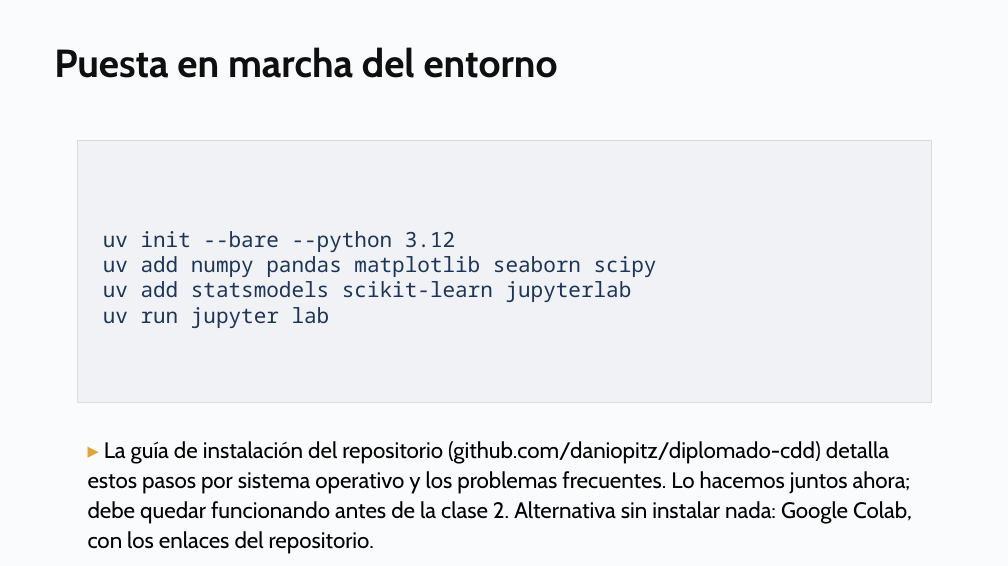
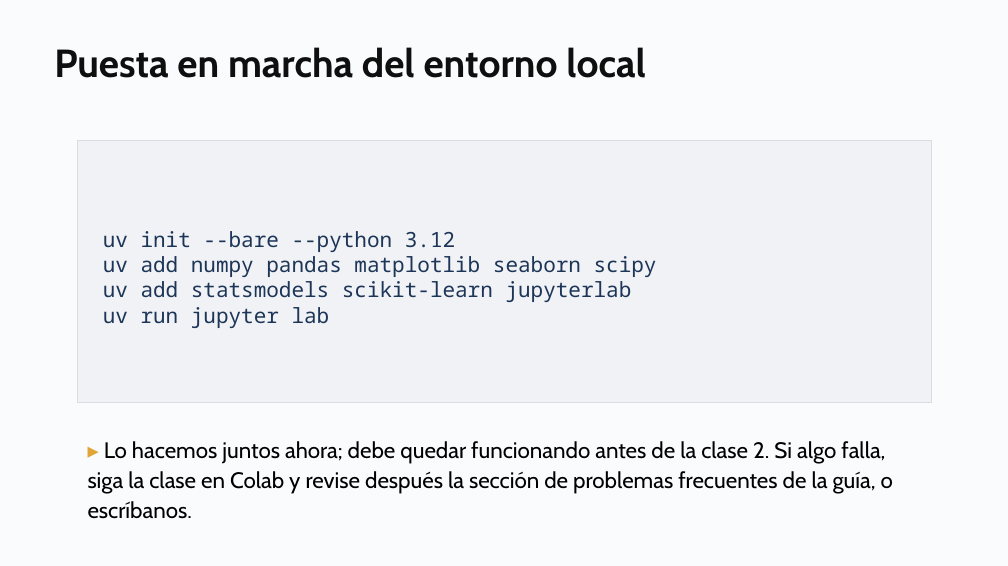
Before and after one commit to daniopitz/diplomado-cdd, a slide deck: slide 19 of presentaciones/clase01_fundamentos_ecosistema.pptx (slide 23 before the commit). Drawn at 1008x566 pixels with LibreOffice and Linux fonts; fonts in the diff are those of the drawing. Boxes give left, top, right and bottom in pixels: in the first picture for what was removed or moved away, otherwise in the second. Text is boxed around its words. In the diff, an @@ line names an element or a change of style, - is before the commit and + after.

```diff
--- a/presentaciones/clase01_fundamentos_ecosistema.pptx
+++ b/presentaciones/clase01_fundamentos_ecosistema.pptx
@@ text at (54, 47, 645, 78): text changed @@
-Puesta en marcha del entorno
+Puesta en marcha del entorno local
@@ text at (88, 441, 893, 519): text changed @@
-▸ La guía de instalación del repositorio (github.com/daniopitz/diplomado-cdd) detalla estos pasos por sistema operativo y los problemas frecuentes. Lo hacemos juntos ahora; debe quedar funcionando antes de la clase 2. Alternativa sin instalar nada: Google Colab, con los enlaces del repositorio.
+▸ Lo hacemos juntos ahora; debe quedar funcionando antes de la clase 2. Si algo falla, siga la clase en Colab y revise después la sección de problemas frecuentes de la guía, o escríbanos.
```
Also in this commit, not shown: 1 slide added, 1 other file.
